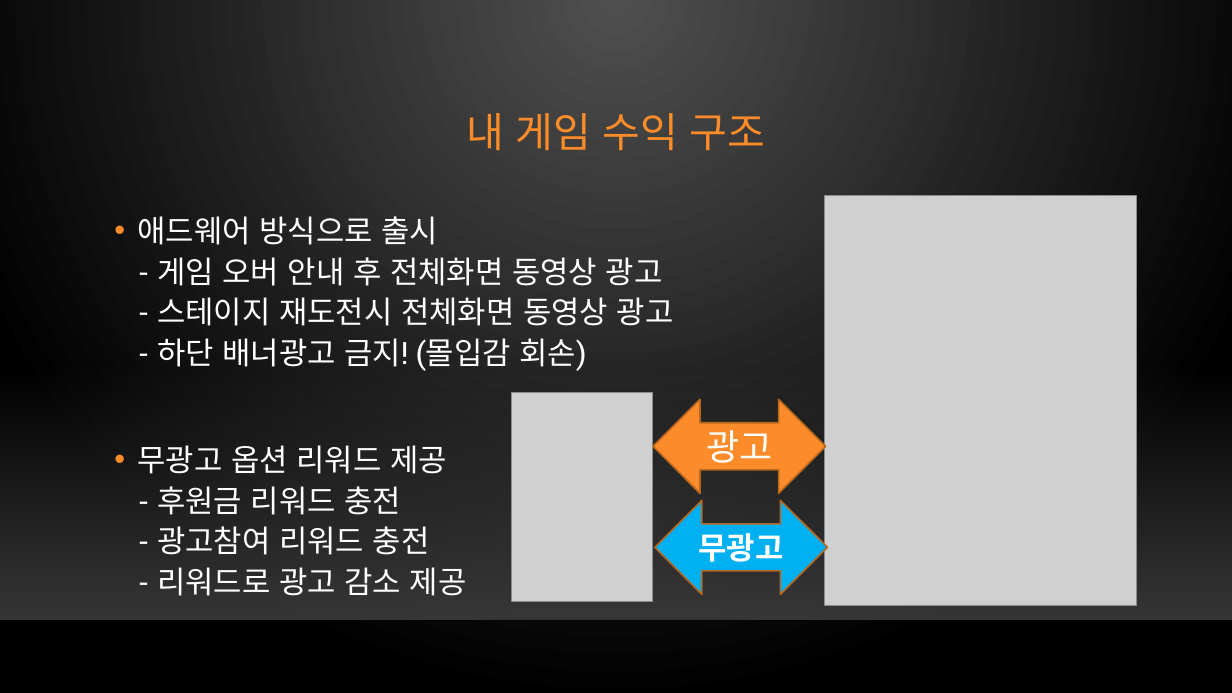
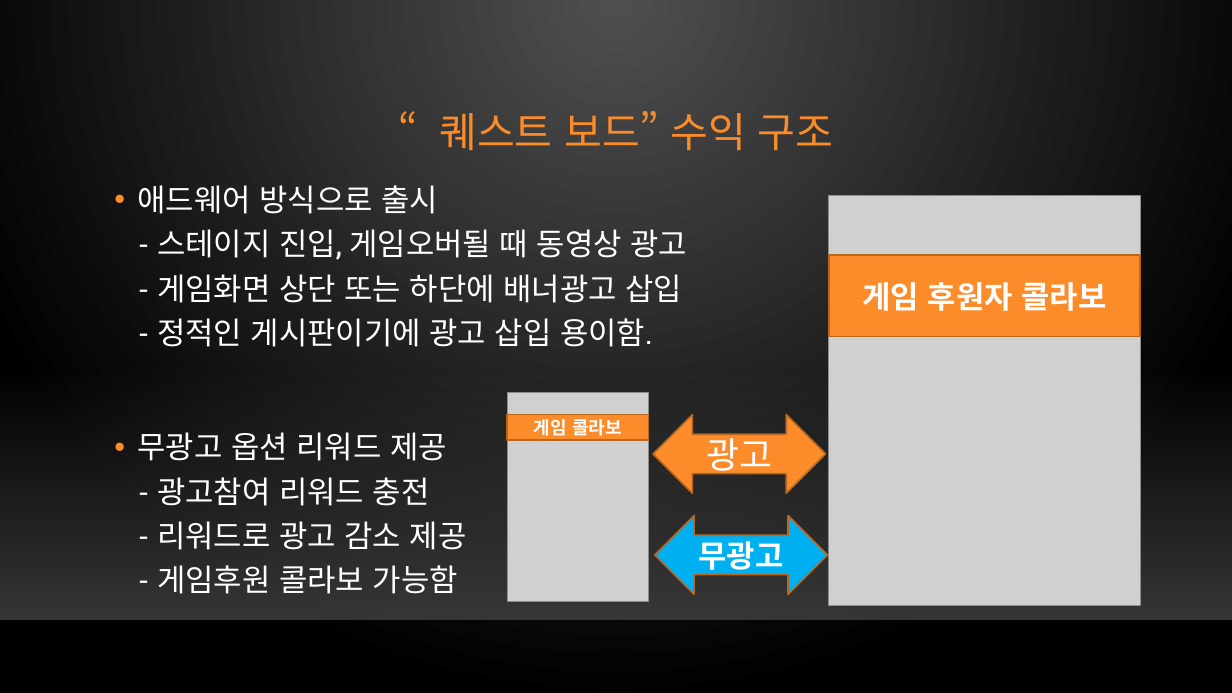
Before and after one commit to xqiwipx/first_project, a slide deck: slide 12 of Kims_project.pptx. Drawn at 1232x693 pixels with LibreOffice and Linux fonts; fonts in the diff are those of the drawing; grey boxes stand for pictures; background and template pictures are left out. Boxes give left, top, right and bottom in pixels: in the first picture for what was removed or moved away, otherwise in the second. Text is boxed around its words. In the diff, an @@ line names an element or a change of style, - is before the commit and + after.

```diff
--- a/Kims_project.pptx
+++ b/Kims_project.pptx
@@ title at [439,111,834,151]: text changed @@
-내 게임 수익 구조
+“퀘스트 보드” 수익 구조
@@ text at [138,185,687,594]: text changed @@
-• 애드웨어 방식으로 출시
-  - 게임 오버 안내 후 전체화면 동영상 광고
-  - 스테이지 재도전시 전체화면 동영상 광고
-  - 하단 배너광고 금지! (몰입감 회손)
-• 무광고 옵션 리워드 제공
-  - 후원금 리워드 충전
-  - 광고참여 리워드 충전
-  - 리워드로 광고 감소 제공
+• 애드웨어 방식으로 출시
+  - 스테이지 진입, 게임오버될 때 동영상 광고
+  - 게임화면 상단 또는 하단에 배너광고 삽입
+  - 정적인 게시판이기에 광고 삽입 용이함.
+• 무광고 옵션 리워드 제공
+  - 광고참여 리워드 충전
+  - 리워드로 광고 감소 제공
+  - 게임후원 콜라보 가능함
@@ rectangle added at [829,255,1141,336], fill #FB8C29, outline #BA681E 1.25 pt, 24 pt, text #FFFFFF, bold @@
+게임 후원자 콜라보
@@ picture: place and size @@
-picture at [512,393,653,603]
+picture at [507,393,649,603]
@@ rectangle added at [507,415,649,441], fill #FB8C29, outline #BA681E 1.25 pt, 14 pt, text #FFFFFF, bold @@
+게임 콜라보
@@ left right arrow "광고": place and size @@
-left right arrow "광고" at [653,399,826,494]
+left right arrow "광고" at [653,415,826,494]
@@ left right arrow "무광고": place and size @@
-left right arrow "무광고" at [655,500,828,594]
+left right arrow "무광고" at [655,516,828,594]
```
Also in this commit, not shown: 7 other slides changed.
